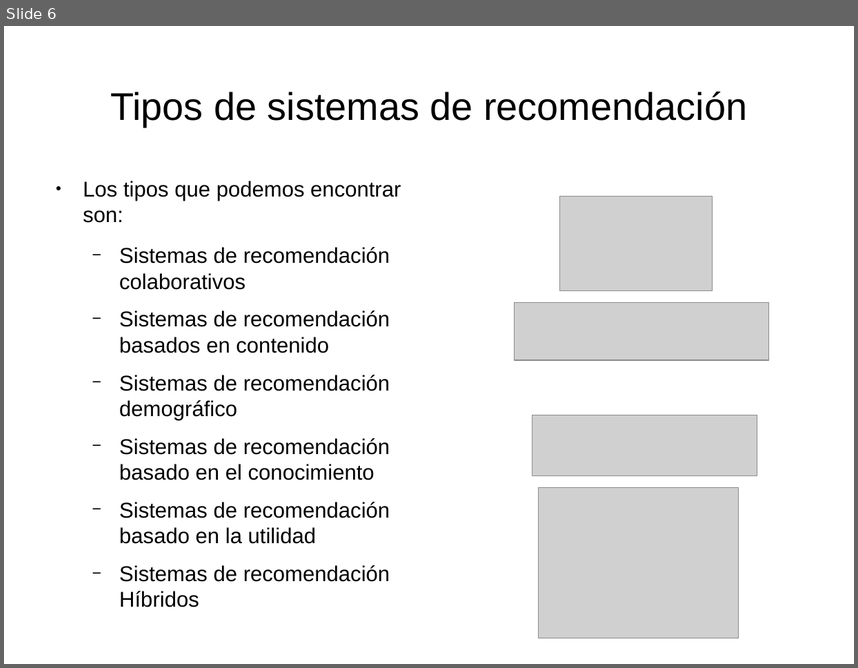
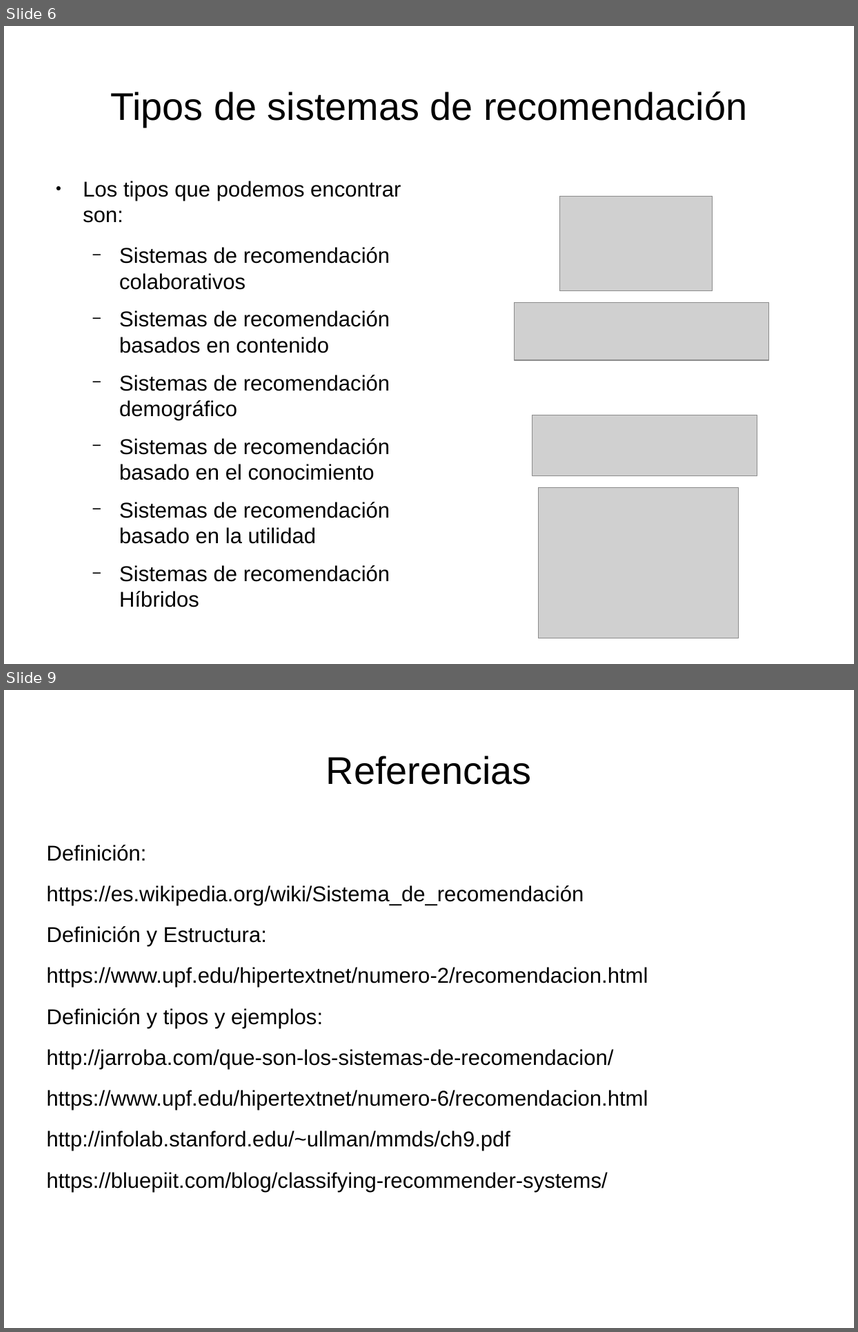
Before and after one commit to Lothar94/Recuperacion_Informacion, a slide deck: Practica 1/PresentacionSR.odp. Shown one above the other, each under a label of ours: slide 6 before the commit, slides 6 and 9 after it; the slides between them are not shown. The pictures are 858x668 and 858x1332 pixels, drawn with LibreOffice and Linux fonts; fonts in the diff are those of the drawing; grey boxes stand for pictures. Boxes give left, top, right and bottom in pixels: in the first picture for what was removed or moved away, otherwise in the second. Text is boxed around its words. In the diff, an @@ line names an element or a change of style, - is before the commit and + after.

```diff
--- a/Practica 1/PresentacionSR.odp
+++ b/Practica 1/PresentacionSR.odp
@@ slide 9 added at [4, 690, 854, 1328], background #FFFFFF @@
@@ title added at [326, 756, 532, 785], 36 pt, text #000000 @@
+Referencias
@@ text added at [47, 845, 648, 1192], 20 pt, text #000000 @@
+Definición:
+https://es.wikipedia.org/wiki/Sistema_de_recomendación
+Definición y Estructura:
+https://www.upf.edu/hipertextnet/numero-2/recomendacion.html
+Definición y tipos y ejemplos:
+http://jarroba.com/que-son-los-sistemas-de-recomendacion/
+https://www.upf.edu/hipertextnet/numero-6/recomendacion.html
+http://infolab.stanford.edu/~ullman/mmds/ch9.pdf
+https://bluepiit.com/blog/classifying-recommender-systems/
```
Also in this commit, not shown: 3 slides changed, 1 slide removed, 1 other file.
